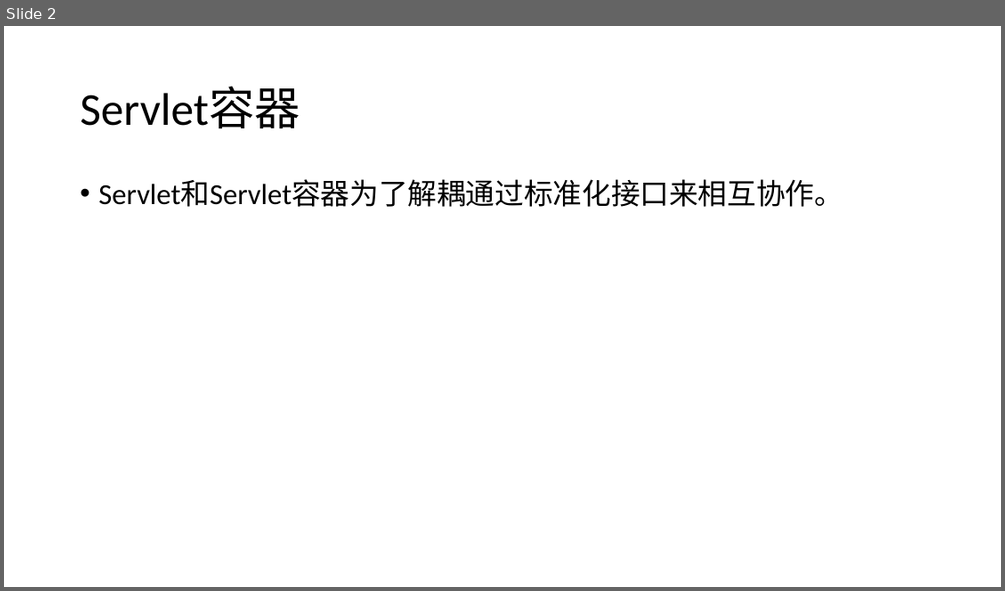
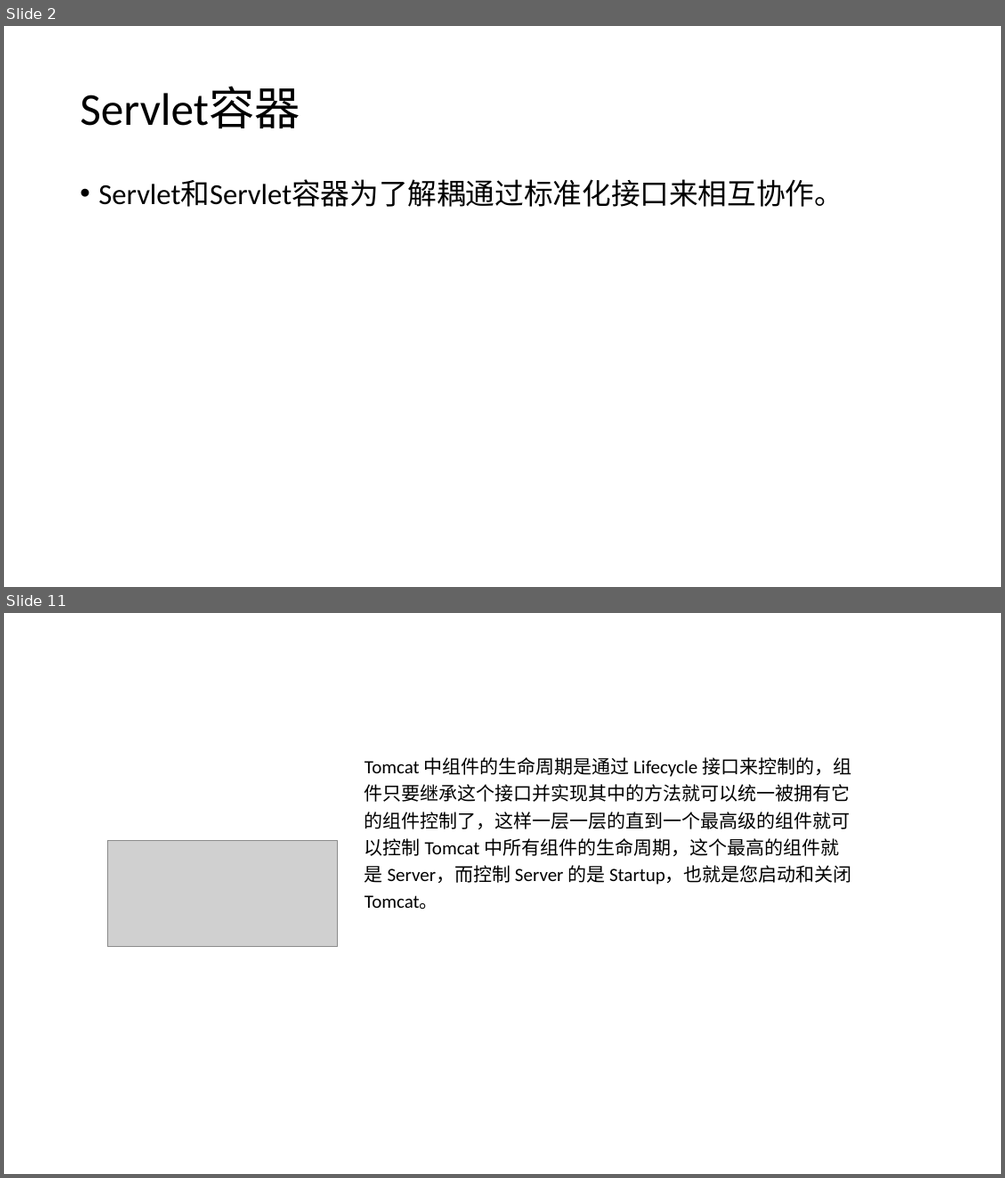
Before and after one commit to zy475459736/progress, a slide deck: servlets/Servlet.pptx. Shown one above the other, each under a label of ours: slide 2 before the commit, slides 2 and 11 after it; the slides between them are not shown. The pictures are 1005x591 and 1005x1178 pixels, drawn with LibreOffice and Linux fonts; fonts in the diff are those of the drawing; grey boxes stand for pictures. Boxes give left, top, right and bottom in pixels: in the first picture for what was removed or moved away, otherwise in the second. Text is boxed around its words. In the diff, an @@ line names an element or a change of style, - is before the commit and + after.

```diff
--- a/servlets/Servlet.pptx
+++ b/servlets/Servlet.pptx
@@ slide 11 added at [4,613,1001,1174], background #FFFFFF @@
@@ text added at [364,757,852,909], 18 pt, text #000000 @@
+Tomcat 中组件的生命周期是通过 Lifecycle 接口来控制的，组件只要继承这个接口并实现其中的方法就可以统一被拥有它的组件控制了，这样一层一层的直到一个最高级的组件就可以控制 Tomcat 中所有组件的生命周期，这个最高的组件就是 Server，而控制 Server 的是 Startup，也就是您启动和关闭 Tomcat。
@@ picture added at [107,840,337,947] @@
```
Also in this commit, not shown: 9 other slides added.
